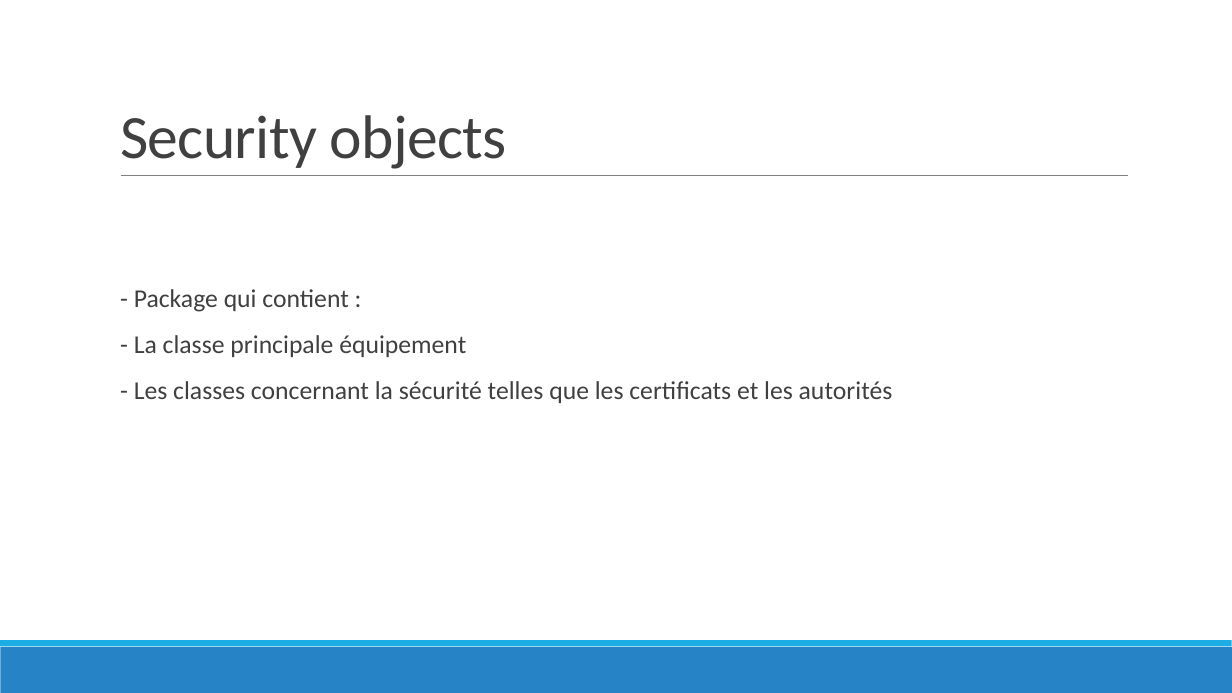
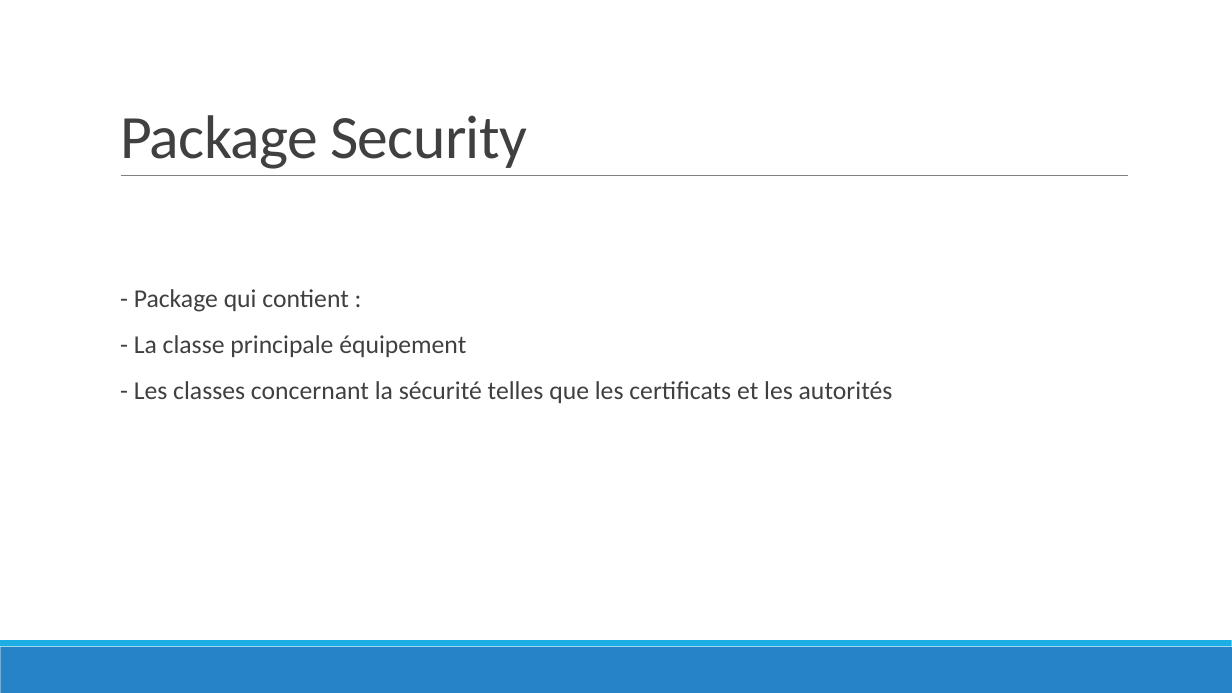
Before and after one commit to StairZ0/SSL_TL, a slide deck: slide 6 of Présentation TL cryptographie.pptx. Drawn at 1232x693 pixels with LibreOffice and Linux fonts; fonts in the diff are those of the drawing. Boxes give left, top, right and bottom in pixels: in the first picture for what was removed or moved away, otherwise in the second. Text is boxed around its words. In the diff, an @@ line names an element or a change of style, - is before the commit and + after.

```diff
--- a/Présentation TL cryptographie.pptx
+++ b/Présentation TL cryptographie.pptx
@@ title at [120,115,527,169]: text changed @@
-Security objects
+Package Security
```
Also in this commit, not shown: 4 other slides changed.
